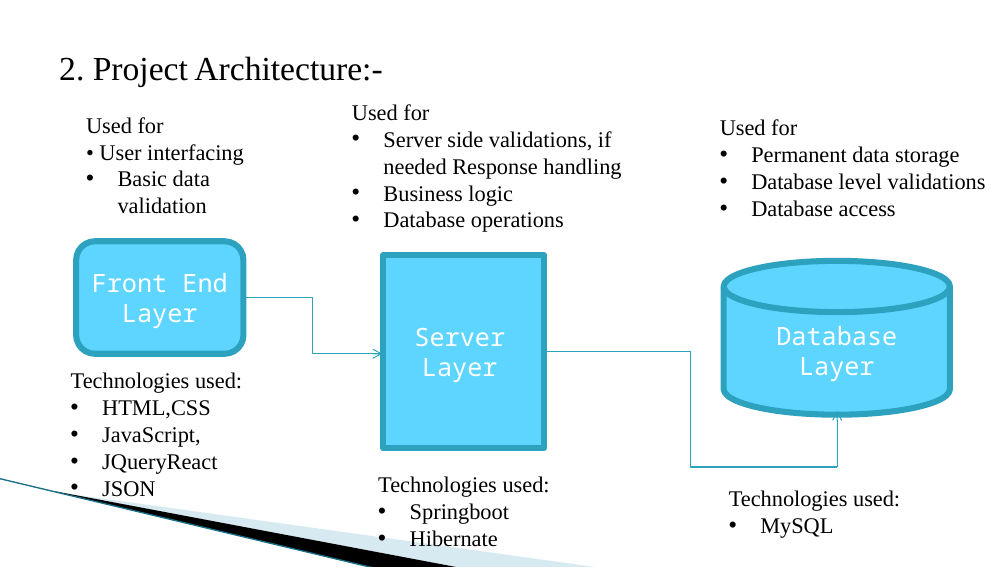
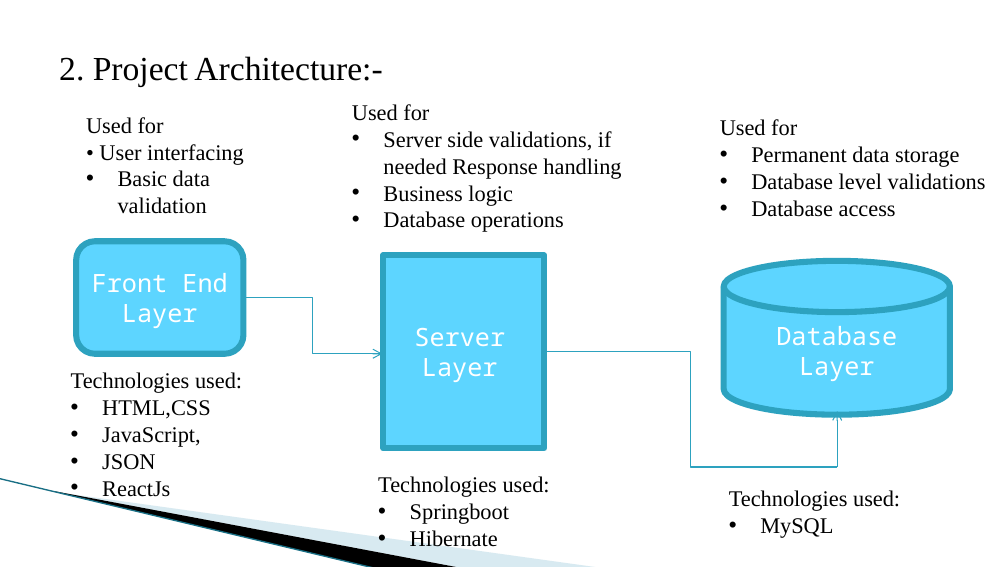
Before and after one commit to OmkarGanjave/OnlineArtGallery, a slide deck: slide 4 of Presentation-OnlineArtGallery.pptx. Drawn at 1008x567 pixels with LibreOffice and Linux fonts; fonts in the diff are those of the drawing; background and template pictures are left out. Boxes give left, top, right and bottom in pixels: in the first picture for what was removed or moved away, otherwise in the second. Text is boxed around its words. In the diff, an @@ line names an element or a change of style, - is before the commit and + after.

```diff
--- a/Presentation-OnlineArtGallery.pptx
+++ b/Presentation-OnlineArtGallery.pptx
@@ text at box(102, 454, 217, 474): paragraph removed @@
-• JQueryReact
@@ text at box(102, 481, 170, 501): paragraph added @@
+• ReactJs
```
Also in this commit, not shown: 2 other slides changed, 1 slide added, 1 slide removed.
